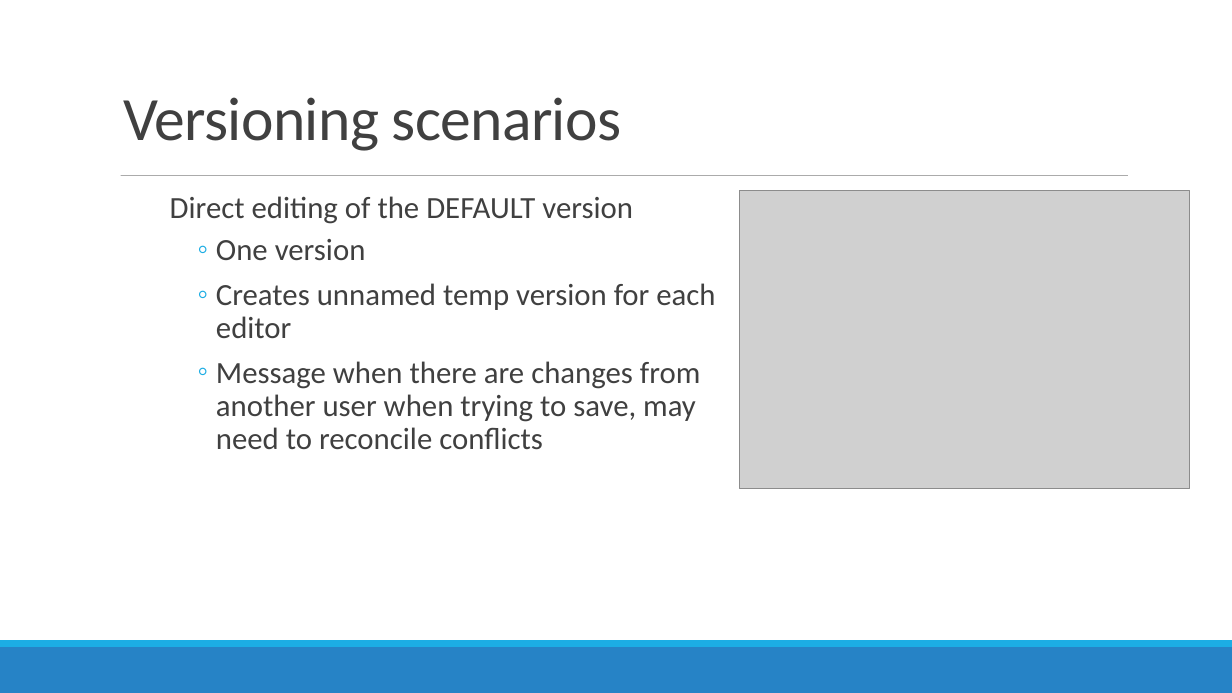
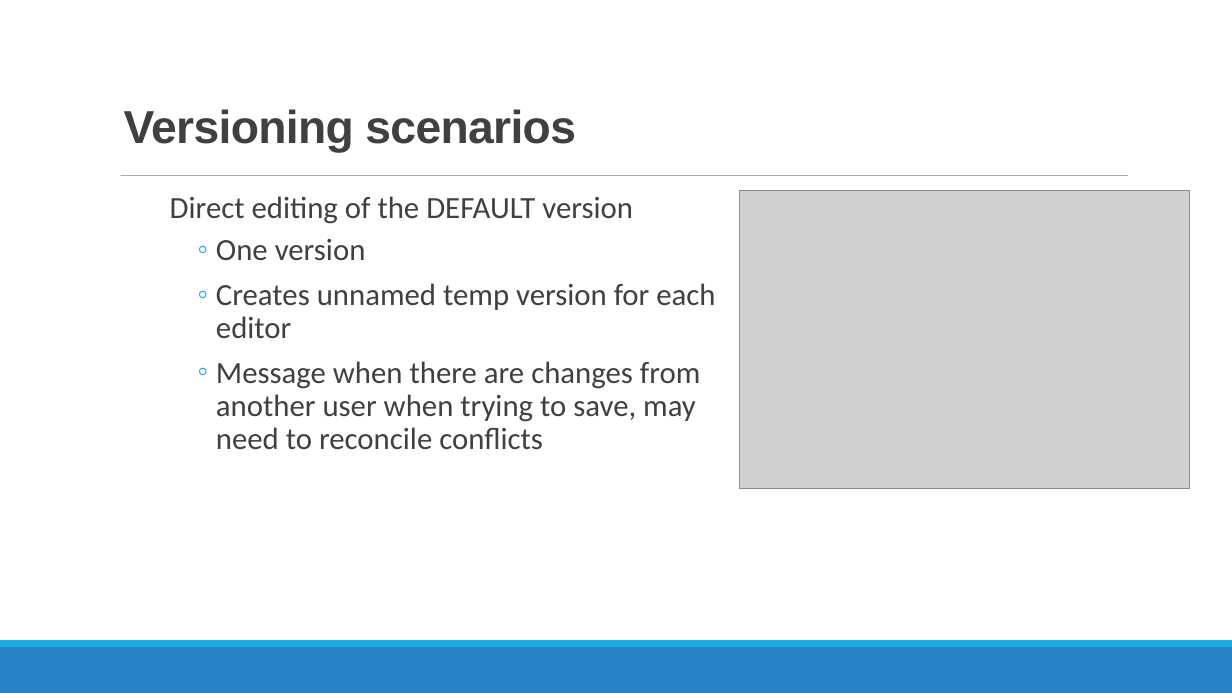
Before and after one commit to MGIS-UMN/GIS5577_week9, a slide deck: slide 18 of Database_Administration.odp (slide 16 before the commit). Drawn at 1232x693 pixels with LibreOffice and Linux fonts; fonts in the diff are those of the drawing; grey boxes stand for pictures. Boxes give left, top, right and bottom in pixels: in the first picture for what was removed or moved away, otherwise in the second. Text is boxed around its words. In the diff, an @@ line names an element or a change of style, - is before the commit and + after.

```diff
--- a/Database_Administration.odp
+++ b/Database_Administration.odp
@@ title "Versioning scenarios" at (124,109,576,152): size 48 to 36 pt, font Calibri to Arial, bold on @@
```
Also in this commit, not shown: 7 other slides changed, 6 slides added, 2 slides removed, 1 other file.
